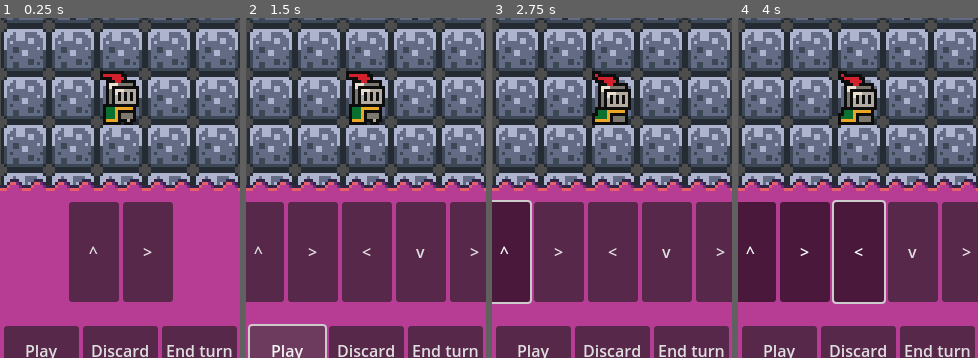
Above: before the commit, frames 1-4 (left to right).
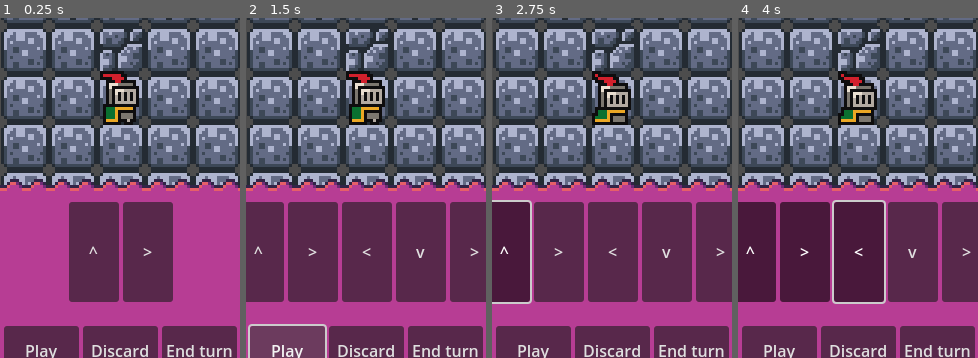
Above: after the commit, the same moments.

Repository: cbouwense/Scale-the-Summit
Game: Godot game, scene res://scenes/game.tscn
Two runs of this game, one before a commit and one after it. Both use one fixed random seed, a clock stepped at 60 frames per second and the inputs below.
Inputs:
- Up to frame 1 (0.25 s): no input
- Up to frame 2 (1.5 s): click "Play" at 0.5 s; click "Play" at 1.25 s
- Up to frame 3 (2.75 s): click "^" at 2 s
- Up to frame 4 (4 s): click ">" at 2.75 s; click "<" at 3.5 s
The pictures show only the part of the screen within x 25-75%, y 42-91%; the shares and areas given below are measured in that part.

The runs differ from the first frame. In frame 1, 1.4% of the frame differs, in the area x 40-61%, y 2-16%; in frame 2, 1.4%; in frame 3, 1.4%; in frame 4, 1.4%.

Commit message:
obstacles

Diff:
--- a/scenes/game.tscn
+++ b/scenes/game.tscn
@@ -11,6 +11,7 @@
 [ext_resource type="Script" path="res://scripts/discard_cards.gd" id="7_po0yu"]
 [ext_resource type="Script" path="res://scripts/end_turn.gd" id="8_7a370"]
 [ext_resource type="PackedScene" uid="uid://b306y7thyimeq" path="res://scenes/pickup.tscn" id="10_vqq0q"]
+[ext_resource type="PackedScene" uid="uid://dhu4v8yyin634" path="res://scenes/hazard.tscn" id="12_2xkfn"]
 
 [sub_resource type="TileSetAtlasSource" id="TileSetAtlasSource_xicic"]
 texture = ExtResource("2_jmwwc")
@@ -489,6 +490,9 @@
 position = Vector2(24, -72)
 card_manager_path = NodePath("../CardManager")
 
+[node name="Hazard" parent="." instance=ExtResource("12_2xkfn")]
+position = Vector2(8, -56)
+
 [connection signal="button_up" from="CardManager/MarginContainer/VBoxContainer/ActionButtons/MarginContainer/HBoxContainer/PlayCards" to="CardManager/MarginContainer/VBoxContainer/ActionButtons/MarginContainer/HBoxContainer/PlayCards" method="_on_button_up"]
 [connection signal="button_up" from="CardManager/MarginContainer/VBoxContainer/ActionButtons/MarginContainer/HBoxContainer/DiscardCards" to="CardManager/MarginContainer/VBoxContainer/ActionButtons/MarginContainer/HBoxContainer/DiscardCards" method="_on_button_up"]
 [connection signal="button_up" from="CardManager/MarginContainer/VBoxContainer/ActionButtons/MarginContainer/HBoxContainer/EndTurn" to="CardManager/MarginContainer/VBoxContainer/ActionButtons/MarginContainer/HBoxContainer/EndTurn" method="_on_button_up"]
--- /dev/null
+++ b/scenes/hazard.tscn
@@ -0,0 +1,18 @@
+[gd_scene load_steps=3 format=3 uid="uid://dhu4v8yyin634"]
+
+[ext_resource type="Texture2D" uid="uid://cx8gfv4ty242m" path="res://assets/sprites/world_tileset.png" id="1_egx2h"]
+
+[sub_resource type="RectangleShape2D" id="RectangleShape2D_5u225"]
+size = Vector2(16, 16)
+
+[node name="Hazard" type="Area2D"]
+collision_layer = 2
+collision_mask = 2
+
+[node name="CollisionShape2D" type="CollisionShape2D" parent="."]
+shape = SubResource("RectangleShape2D_5u225")
+
+[node name="Sprite2D" type="Sprite2D" parent="."]
+texture = ExtResource("1_egx2h")
+region_enabled = true
+region_rect = Rect2(128, 0, 16, 16)
--- a/scenes/player.tscn
+++ b/scenes/player.tscn
@@ -58,3 +58,27 @@
 [node name="CollisionShape2D" type="CollisionShape2D" parent="Area2D"]
 position = Vector2(0, -7)
 shape = SubResource("CircleShape2D_0geq5")
+
+[node name="RayCast2DUp" type="RayCast2D" parent="Area2D/CollisionShape2D"]
+target_position = Vector2(0, -16)
+collision_mask = 2
+collide_with_areas = true
+collide_with_bodies = false
+
+[node name="RayCast2DDown" type="RayCast2D" parent="Area2D/CollisionShape2D"]
+target_position = Vector2(0, 16)
+collision_mask = 2
+collide_with_areas = true
+collide_with_bodies = false
+
+[node name="RayCast2DLeft" type="RayCast2D" parent="Area2D/CollisionShape2D"]
+target_position = Vector2(-16, 0)
+collision_mask = 2
+collide_with_areas = true
+collide_with_bodies = false
+
+[node name="RayCast2DRight" type="RayCast2D" parent="Area2D/CollisionShape2D"]
+target_position = Vector2(16, 0)
+collision_mask = 2
+collide_with_areas = true
+collide_with_bodies = false
--- a/scripts/player.gd
+++ b/scripts/player.gd
@@ -1,4 +1,10 @@
 class_name Player extends Node2D
+
+@onready var ray_cast_2d_up: RayCast2D = $Area2D/CollisionShape2D/RayCast2DUp
+@onready var ray_cast_2d_down: RayCast2D = $Area2D/CollisionShape2D/RayCast2DDown
+@onready var ray_cast_2d_left: RayCast2D = $Area2D/CollisionShape2D/RayCast2DLeft
+@onready var ray_cast_2d_right: RayCast2D = $Area2D/CollisionShape2D/RayCast2DRight
+
 
 func _ready():
 	position = g.player_starting_position
@@ -6,15 +12,17 @@
 func do_something(action: g.CardAction):
 	match action:
 		g.CardAction.UP:
-			position.y -= 16
+			if !ray_cast_2d_up.is_colliding():
+				position.y -= 16
+
 		g.CardAction.DOWN:
-			if position.y < -1:
+			if position.y < -1 and !ray_cast_2d_down.is_colliding():
 				position.y += 16
 		g.CardAction.LEFT:
-			if position.x >= -8:
+			if position.x >= -8 and !ray_cast_2d_left.is_colliding():
 				position.x -= 16
 		g.CardAction.RIGHT:
-			if position.x <= 24:
+			if position.x <= 24 and !ray_cast_2d_right.is_colliding():
 				position.x += 16
 
 	# Did we reach the goal
Not shown: 1 places in scenes/game.tscn that only renumber resources
